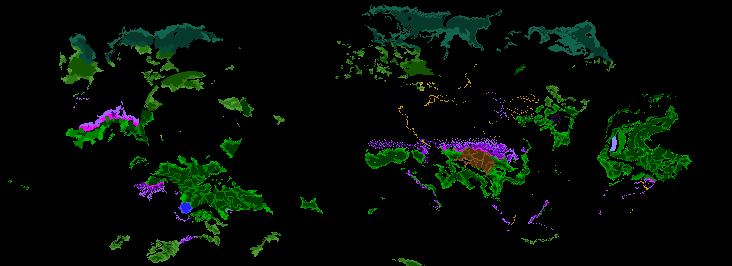
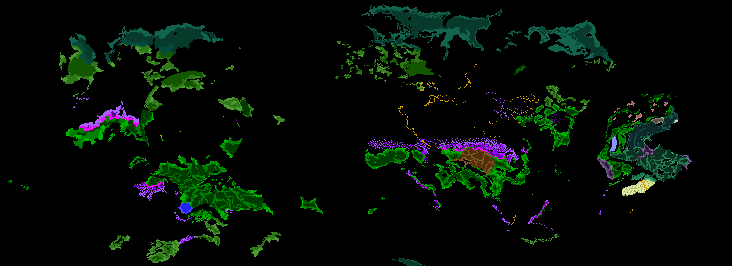
Comparing the layer stacks of the two 732×266 images. Changes:
painted on "trees.bmp" over [67, 35, 692, 266]
